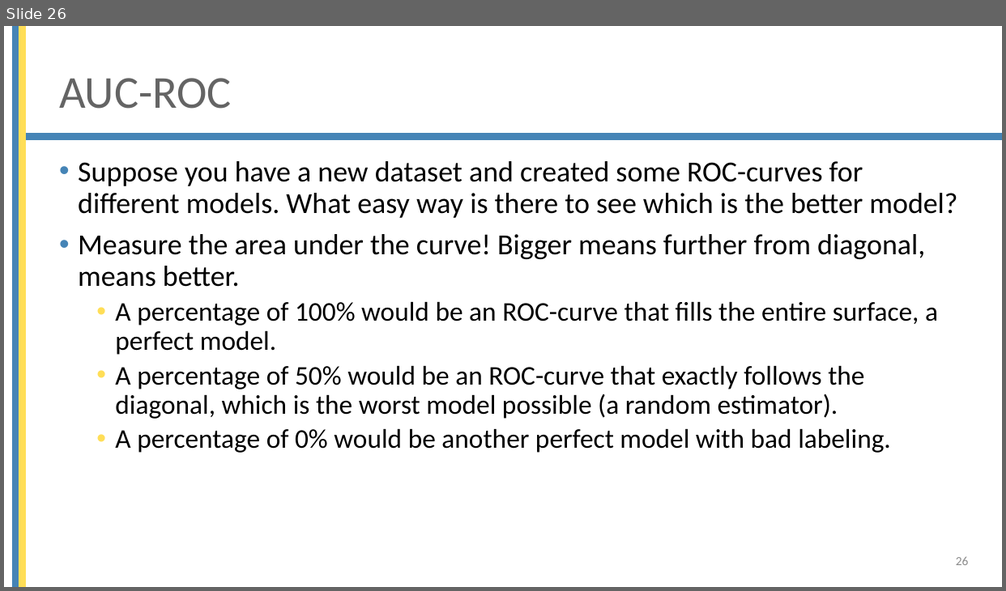
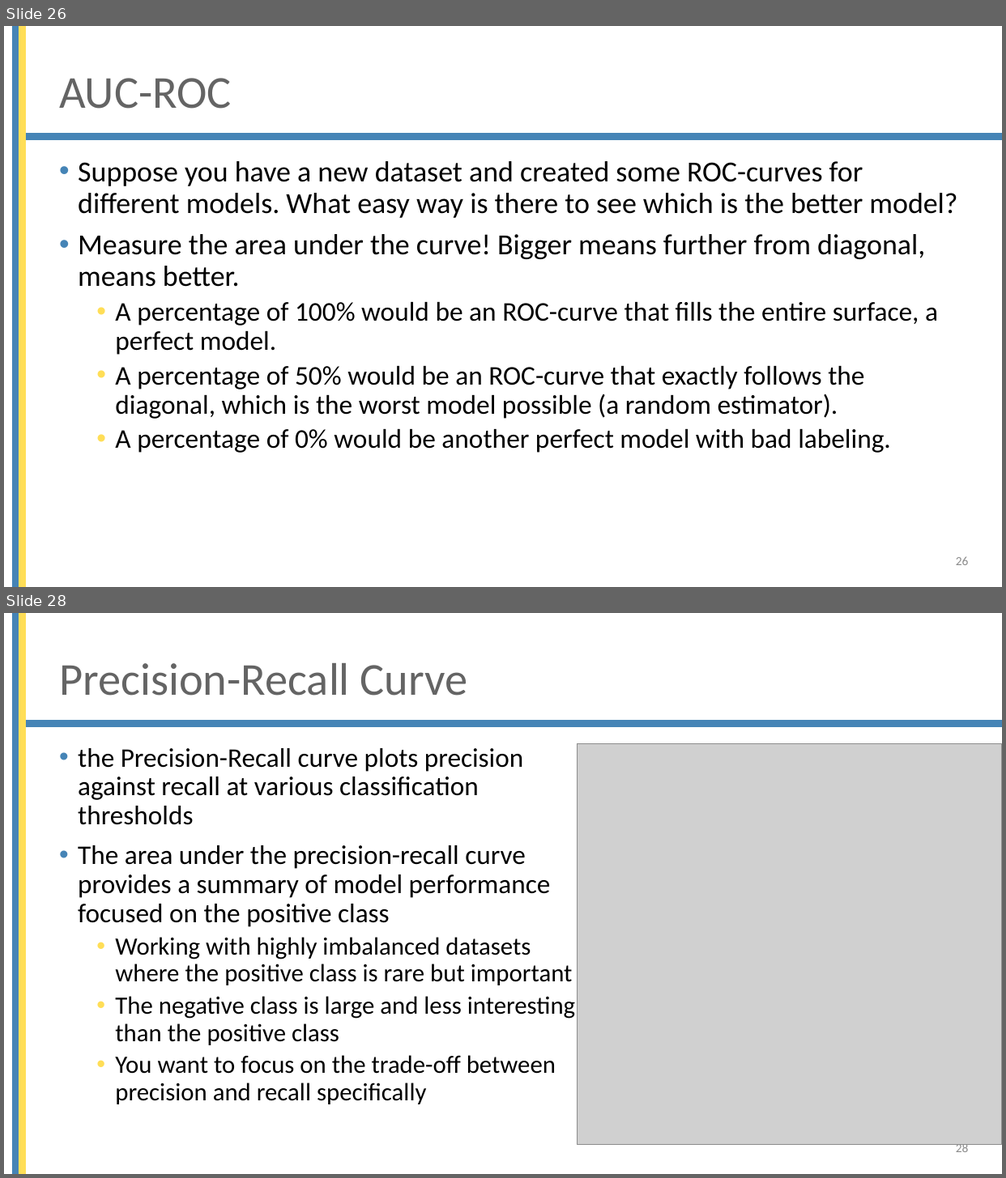
Before and after one commit to mjochen/Cello_AI, a slide deck: ppts/5 - Model quality.pptx. Shown one above the other, each under a label of ours: slide 26 before the commit, slides 26 and 28 after it; the slides between them are not shown. The pictures are 1006x591 and 1006x1178 pixels, drawn with LibreOffice and Linux fonts; fonts in the diff are those of the drawing; grey boxes stand for pictures; background and template pictures are left out. Boxes give left, top, right and bottom in pixels: in the first picture for what was removed or moved away, otherwise in the second. Text is boxed around its words. In the diff, an @@ line names an element or a change of style, - is before the commit and + after.

```diff
--- a/ppts/5 - Model quality.pptx
+++ b/ppts/5 - Model quality.pptx
@@ slide 28 added at <box>4,613,1002,1174</box>, background #FFFFFF; not listed: 3 template elements that a slide beside it also shows @@
@@ title added at <box>59,663,468,696</box>, 44 pt, text #646464 @@
+Precision-Recall Curve
@@ text added at <box>78,748,575,1105</box>, 24.1 pt, text #000000 @@
+• the Precision-Recall curve plots precision against recall at various classification thresholds
+• The area under the precision-recall curve provides a summary of model performance focused on the positive class
+  • Working with highly imbalanced datasets where the positive class is rare but important
+  • The negative class is large and less interesting than the positive class
+  • You want to focus on the trade-off between precision and recall specifically
@@ picture added at <box>577,744,1002,1144</box> @@
@@ page number added at <box>956,1144,969,1152</box>, 12 pt, text #8C8C8C @@
+28
```
Also in this commit, not shown: 2 slides changed, 1 other slide added, 37 other files.
